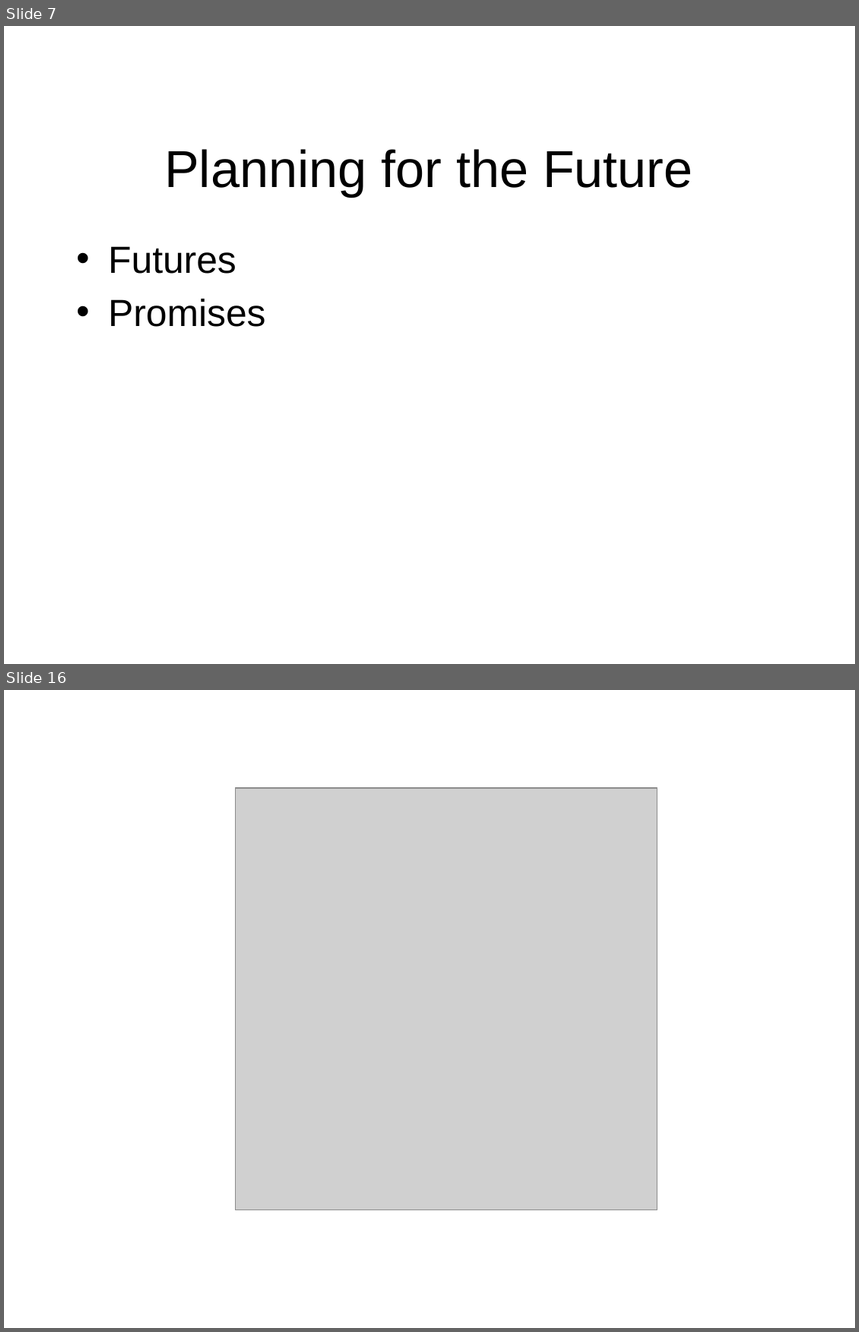
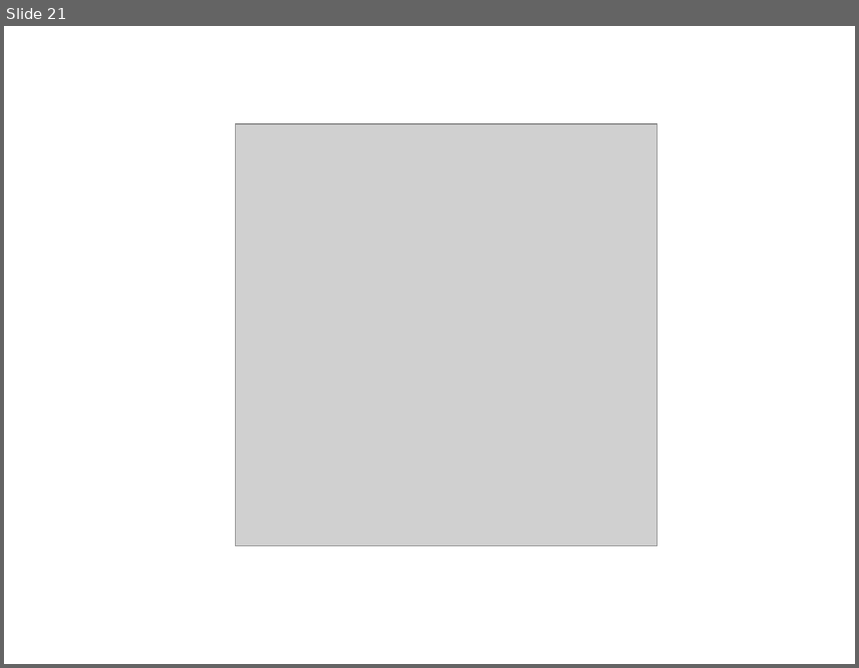
Before and after one commit to oscarrenalias/wjax-2012-play-async-apps, a slide deck: presentation/Asynchronous web apps with Play Framework 2.0.potx. Shown one above the other, each under a label of ours: slides 7 and 16 before the commit, slide 21 after it; the slides between them are not shown. The pictures are 859x1332 and 859x668 pixels, drawn with LibreOffice and Linux fonts; fonts in the diff are those of the drawing; grey boxes stand for pictures; background and template pictures are left out. Boxes give left, top, right and bottom in pixels: in the first picture for what was removed or moved away, otherwise in the second. Text is boxed around its words. In the diff, an @@ line names an element or a change of style, - is before the commit and + after.

```diff
--- a/presentation/Asynchronous web apps with Play Framework 2.0.potx
+++ b/presentation/Asynchronous web apps with Play Framework 2.0.potx
@@ slide 7 removed at (4,26,855,664), background picture (left out) @@
@@ title removed at (164,149,693,196) @@
-Planning for the Future
@@ text removed at (108,246,265,327) @@
-• Futures
-• Promises
@@ what was slide 16 is now slide 21 @@
```
Also in this commit, not shown: 9 slides changed, 10 slides added, 4 other slides removed.
